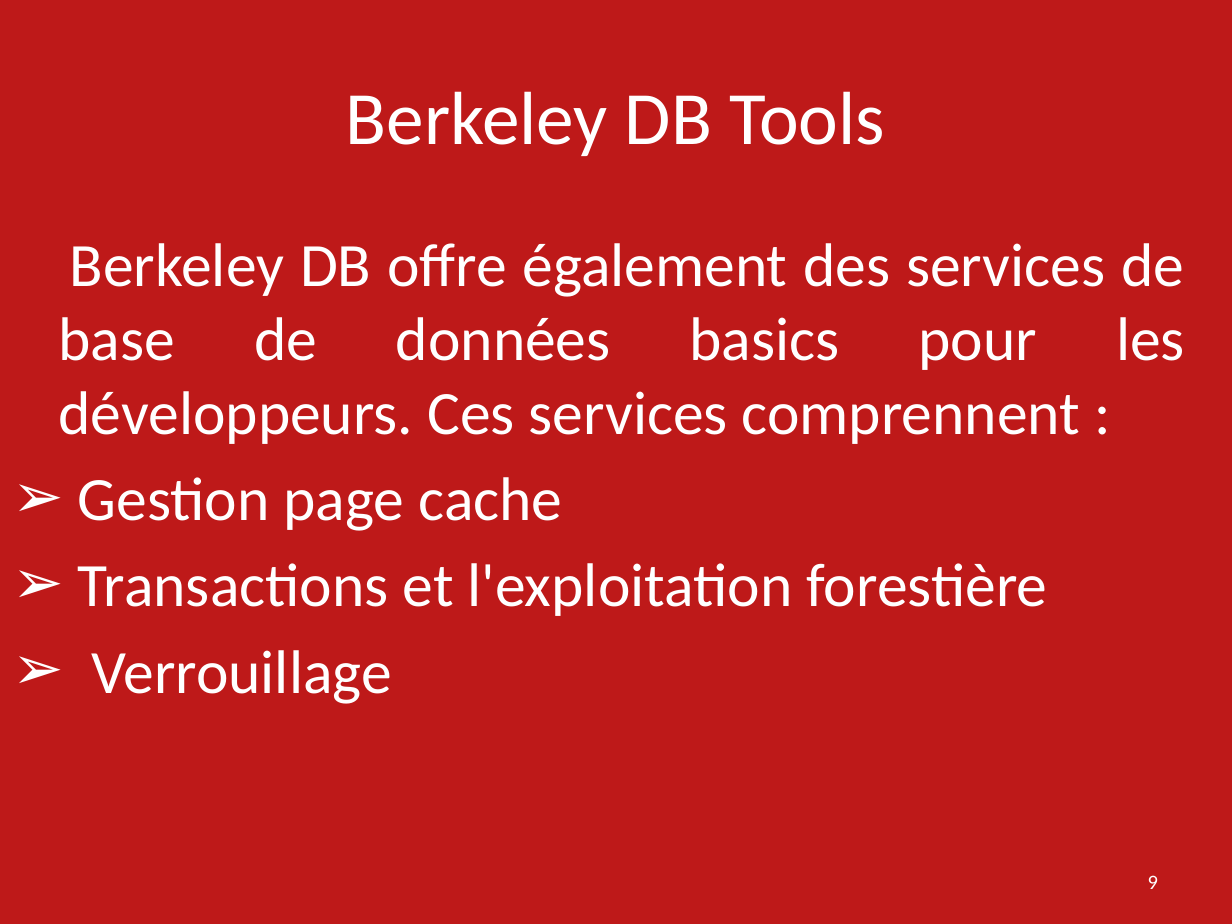
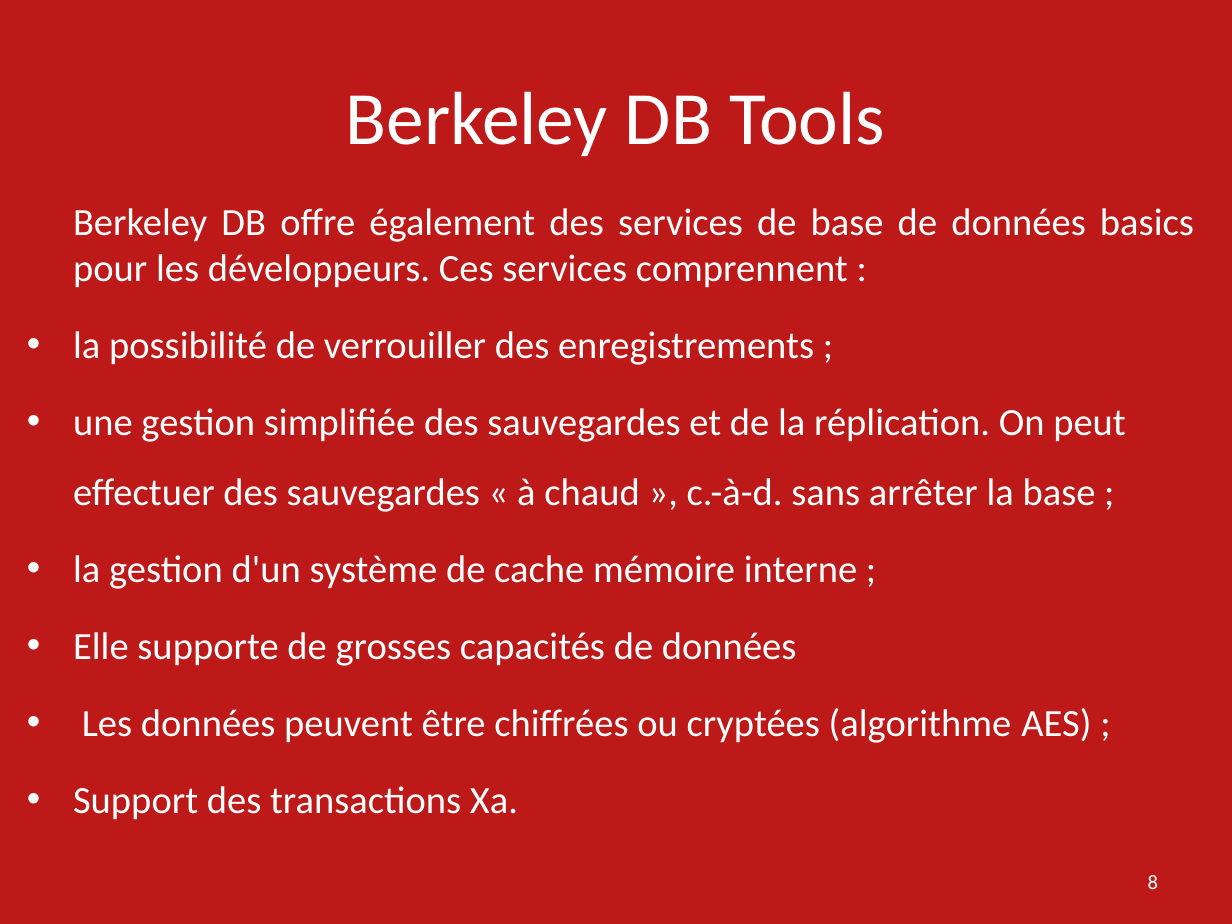
Before and after one commit to ebouhanna/SMB214-2016-Oracle-Berkeley-DB-JE, a slide deck: slide 8 of Presentation Oracle Berkeley DB SMB214.pptx (slide 9 before the commit). Drawn at 1232x924 pixels with LibreOffice and Linux fonts; fonts in the diff are those of the drawing. Boxes give left, top, right and bottom in pixels: in the first picture for what was removed or moved away, otherwise in the second. Text is boxed around its words. In the diff, an @@ line names an element or a change of style, - is before the commit and + after.

```diff
--- a/Presentation Oracle Berkeley DB SMB214.pptx
+++ b/Presentation Oracle Berkeley DB SMB214.pptx
@@ text "Berkeley DB offre également des ...": place and size @@
-text "Berkeley DB offre également des ..." at bbox=[59, 243, 1185, 704]
+text "Berkeley DB offre également des ..." at bbox=[73, 208, 1194, 820]
@@ text at bbox=[73, 208, 1194, 288]: size 36 to 22.5 pt in "Berkeley DB offre également des services de ..."; less space between paragraphs @@
@@ text at bbox=[73, 331, 1126, 820]: text changed; size 36 to 22.5 pt @@
-➢ Gestion page cache
-➢ Transactions et l'exploitation forestière
-➢ Verrouillage
+• la possibilité de verrouiller des enregistrements ;
+• une gestion simplifiée des sauvegardes et de la réplication. On peut effectuer des sauvegardes « à chaud », c.-à-d. sans arrêter la base ;
+• la gestion d'un système de cache mémoire interne ;
+• Elle supporte de grosses capacités de données
+• Les données peuvent être chiffrées ou cryptées (algorithme AES) ;
+• Support des transactions Xa.
@@ page number at bbox=[1148, 875, 1158, 889]: text changed @@
-9
+8
```
Also in this commit, not shown: 8 other slides changed, 1 slide removed, 1 other file.
